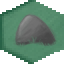
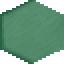
Layer changes from the first 64x64 image to the second:
hid "Layer 2" over [12, 13, 58, 47]
